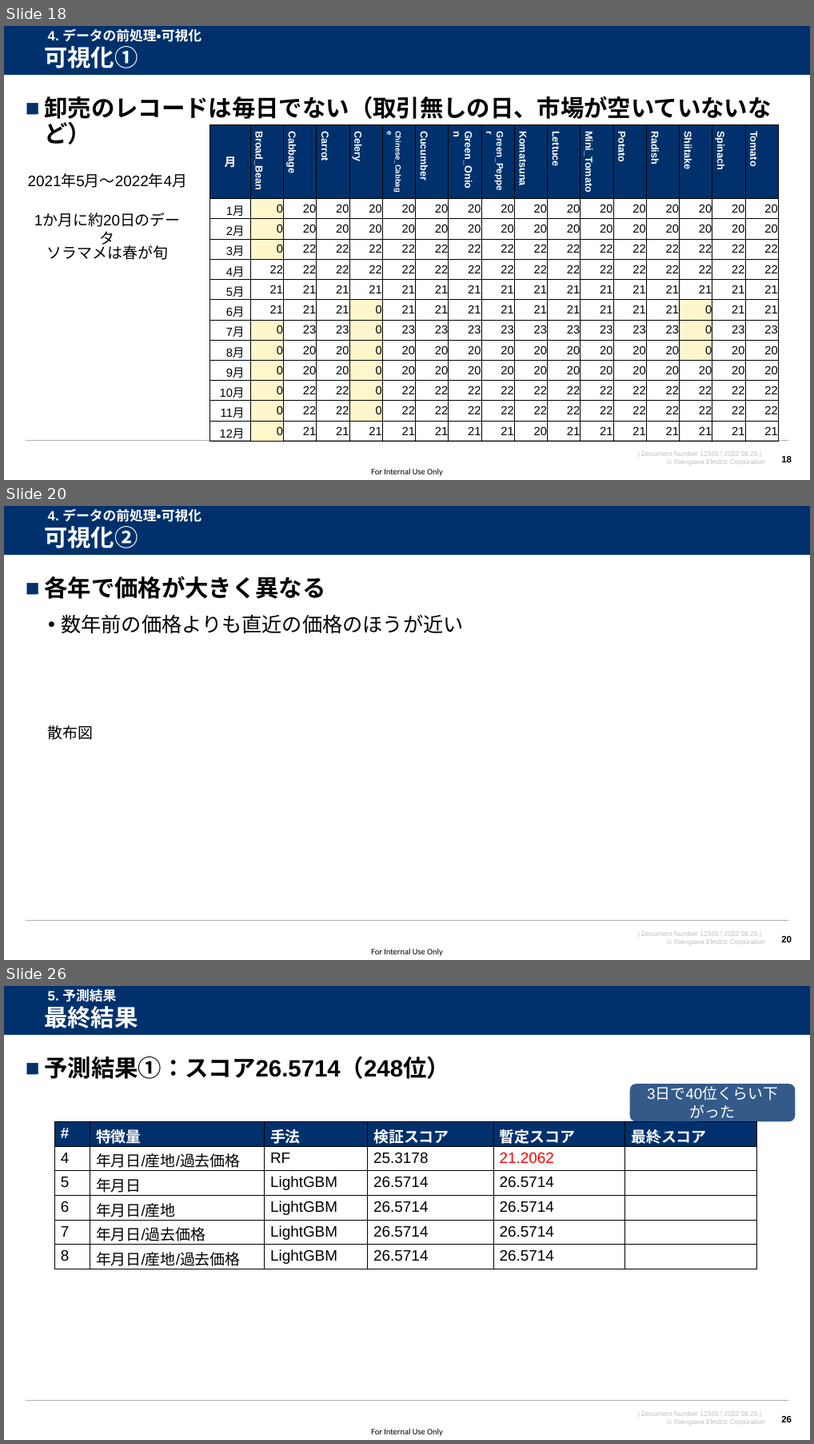
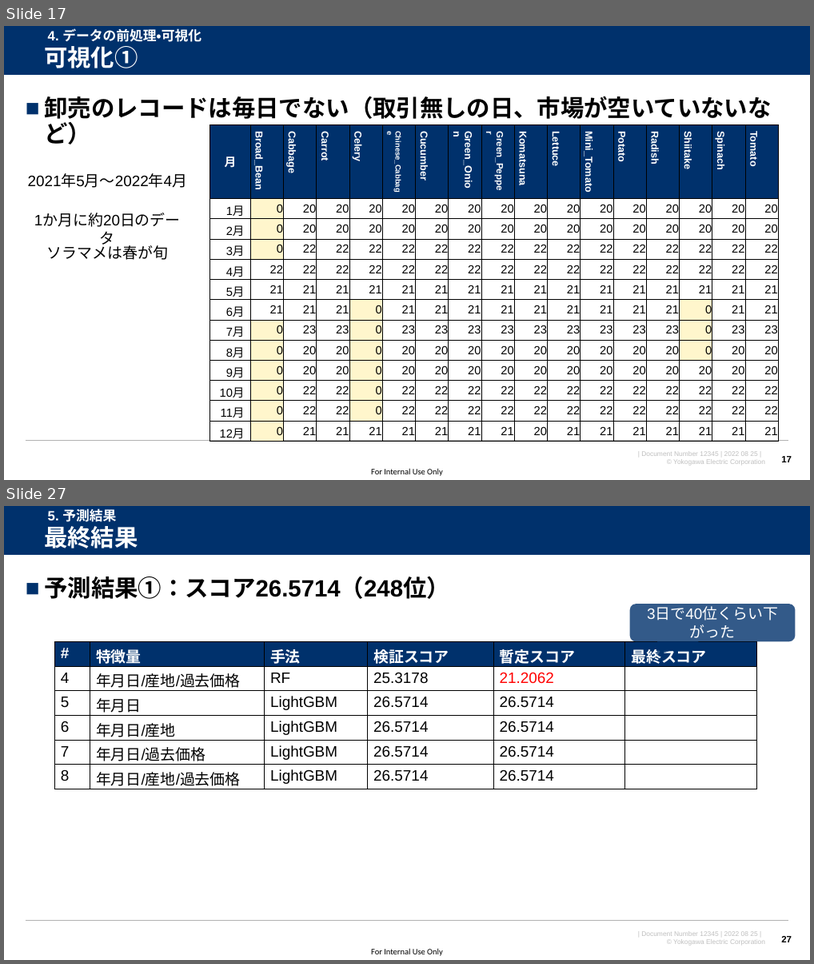
Before and after one commit to watarukumagai-git/opt, a slide deck: MMW/20220825_MMW_kumagai_rev.0.pptx. Shown one above the other, each under a label of ours: slides 18, 20 and 26 before the commit, slides 17 and 27 after it; the slides between them are not shown. The pictures are 814x1444 and 814x964 pixels, drawn with LibreOffice and Linux fonts; fonts in the diff are those of the drawing; background and template pictures are left out. Boxes give left, top, right and bottom in pixels: in the first picture for what was removed or moved away, otherwise in the second. Text is boxed around its words. In the diff, an @@ line names an element or a change of style, - is before the commit and + after.

```diff
--- a/MMW/20220825_MMW_kumagai_rev.0.pptx
+++ b/MMW/20220825_MMW_kumagai_rev.0.pptx
@@ slide 20 removed at box(4, 506, 810, 960), background #FFFFFF; not listed: 5 template elements that a slide beside it also shows @@
@@ title removed at box(44, 526, 138, 548) @@
-可視化②
@@ text removed at box(48, 508, 202, 522) @@
-4. データの前処理・可視化
@@ text removed at box(44, 576, 464, 633) @@
-■ 各年で価格が大きく異なる
-  • 数年前の価格よりも直近の価格のほうが近い
@@ text removed at box(47, 725, 93, 740) @@
-散布図
@@ page number removed at box(782, 936, 792, 942) @@
-20
@@ what was slide 18 is now slide 17 @@
@@ page number at box(782, 456, 792, 462): text changed @@
-18
+17
@@ what was slide 26 is now slide 27 @@
@@ page number at box(782, 936, 792, 942): text changed @@
-26
+27
```
Also in this commit, not shown: 11 slides changed, 5 slides added, 3 other slides removed.
